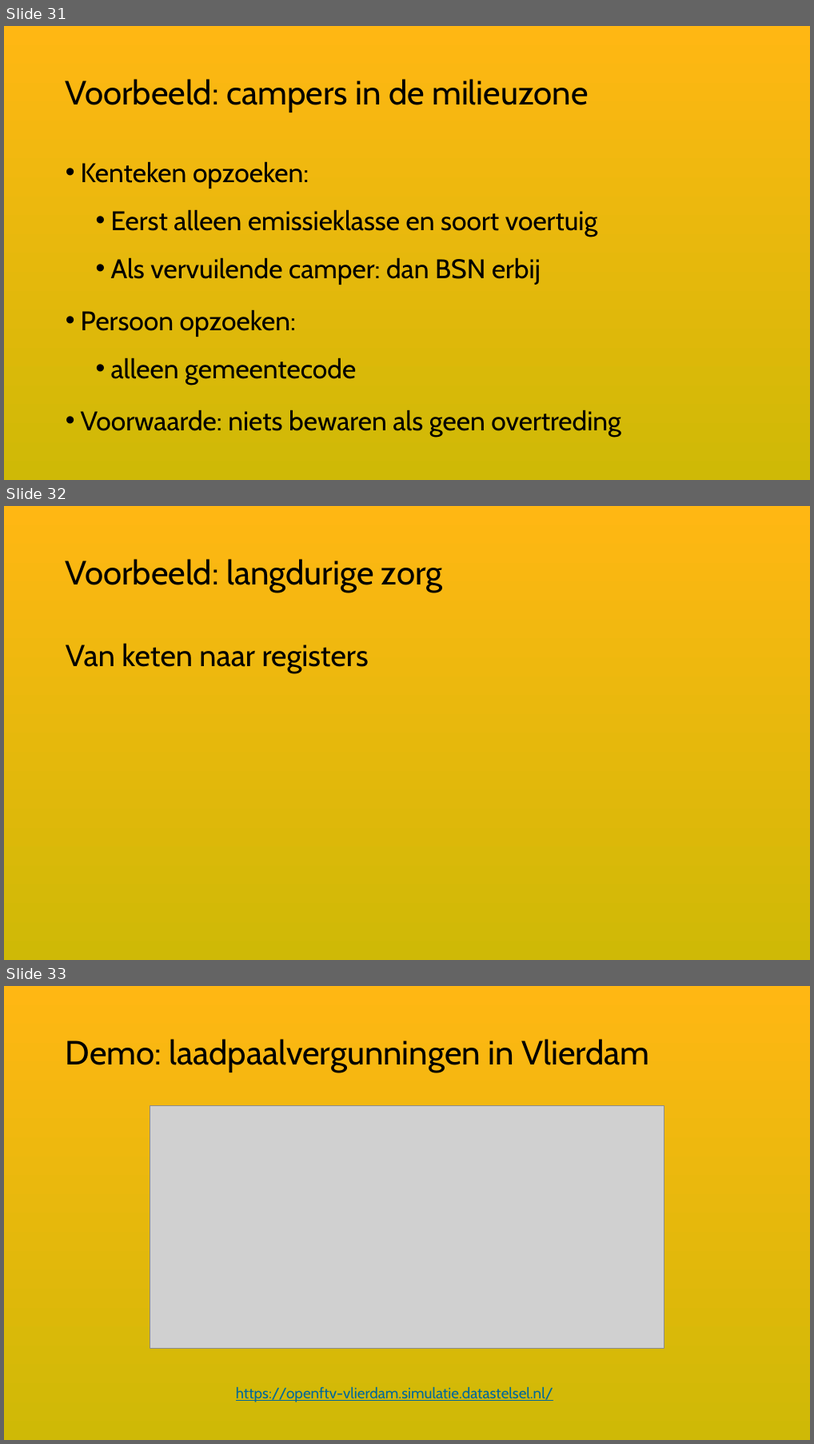
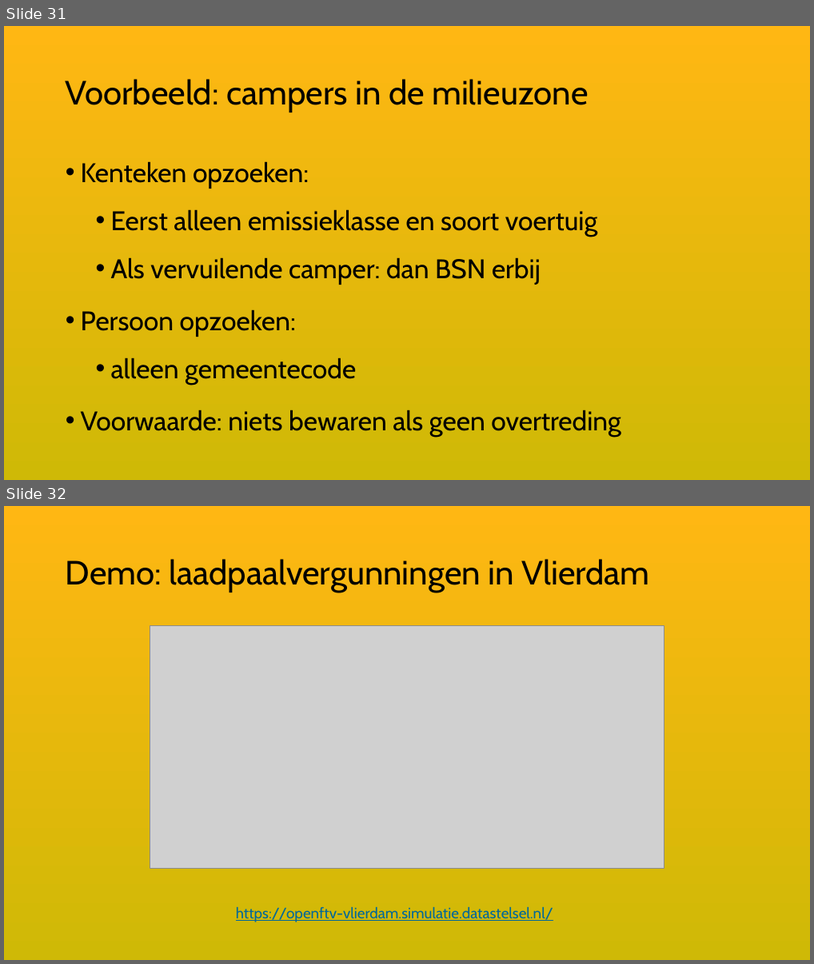
Before and after one commit to VNG-Realisatie/ftv, a slide deck: static/documents/20261118-keten-privacy-officers-JenV.pptx. Shown one above the other, each under a label of ours: slides 31, 32 and 33 before the commit, slides 31 and 32 after it. The pictures are 814x1444 and 814x964 pixels, drawn with LibreOffice and Linux fonts; fonts in the diff are those of the drawing; grey boxes stand for pictures. Boxes give left, top, right and bottom in pixels: in the first picture for what was removed or moved away, otherwise in the second. Text is boxed around its words. In the diff, an @@ line names an element or a change of style, - is before the commit and + after.

```diff
--- a/static/documents/20261118-keten-privacy-officers-JenV.pptx
+++ b/static/documents/20261118-keten-privacy-officers-JenV.pptx
@@ slide 32 removed at (4,506,810,960), background gradient #FFB713 to #CFB906 @@
@@ title removed at (66,559,443,592) @@
-Voorbeeld: langdurige zorg
@@ text removed at (66,643,369,673) @@
-Van keten naar registers
@@ what was slide 33 is now slide 32 @@
```
Also in this commit, not shown: 5 slides changed, 1 other file.
